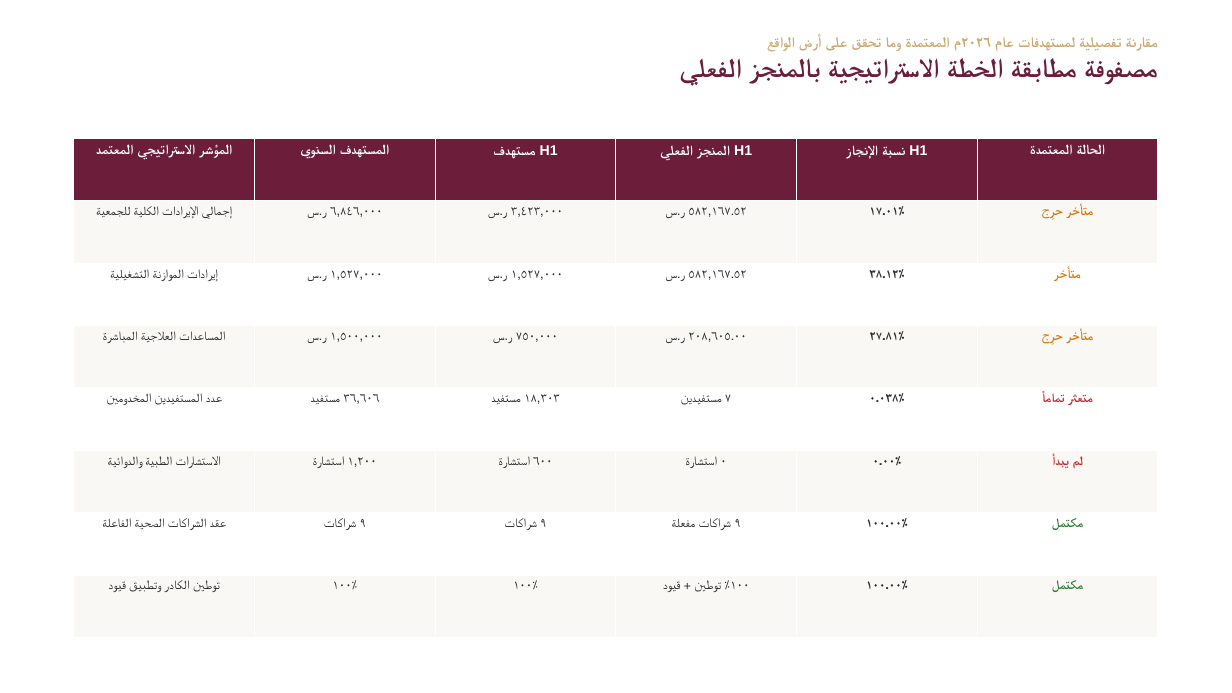
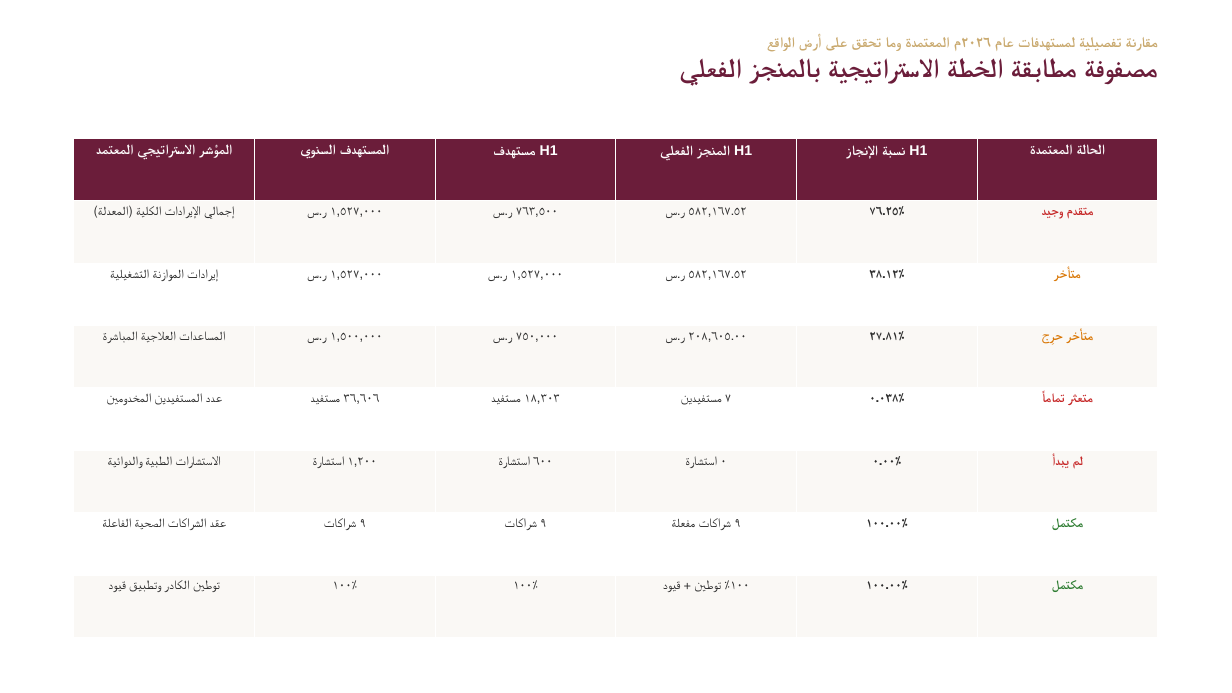
Before and after one commit to DevAseelWaleed/interactiveTabibiReport, a slide deck: slide 4 of التقرير_الاحترافي_المطور/عرض_تقديمي_جمعية_طبيبي_النصف_سنوي_٢٠٢٦.pptx. Drawn at 1232x693 pixels with LibreOffice and Linux fonts; fonts in the diff are those of the drawing. Boxes give left, top, right and bottom in pixels: in the first picture for what was removed or moved away, otherwise in the second. Text is boxed around its words. In the diff, an @@ line names an element or a change of style, - is before the commit and + after.

```diff
--- a/التقرير_الاحترافي_المطور/عرض_تقديمي_جمعية_طبيبي_النصف_سنوي_٢٠٢٦.pptx
+++ b/التقرير_الاحترافي_المطور/عرض_تقديمي_جمعية_طبيبي_النصف_سنوي_٢٠٢٦.pptx
@@ table at box(74, 139, 1161, 638) @@
-row 2: إجمالي الإيرادات الكلية للجمعية | ٦,٨٤٦,٠٠٠ ر.س | ٣,٤٢٣,٠٠٠ ر.س | ٥٨٢,١٦٧.٥٢ ر.س | ١٧.٠١٪ | متأخر حرِج
+row 2: إجمالي الإيرادات الكلية (المعدلة) | ١,٥٢٧,٠٠٠ ر.س | ٧٦٣,٥٠٠ ر.س | ٥٨٢,١٦٧.٥٢ ر.س | ٧٦.٢٥٪ | متقدم وجيد
```
Also in this commit, not shown: 1 other slide changed, 13 other files.
